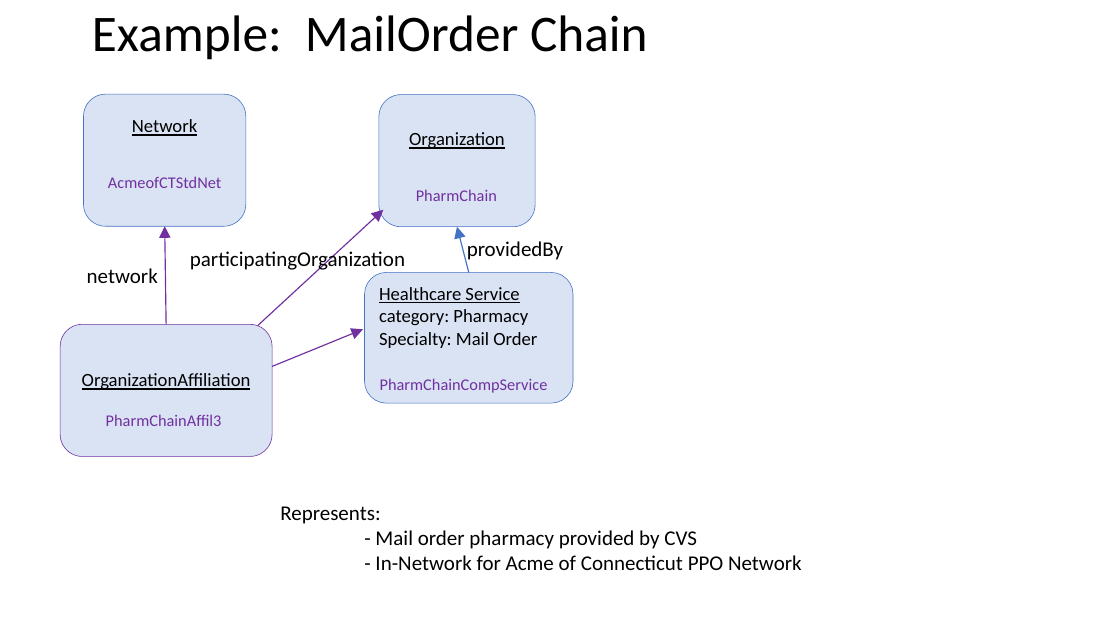
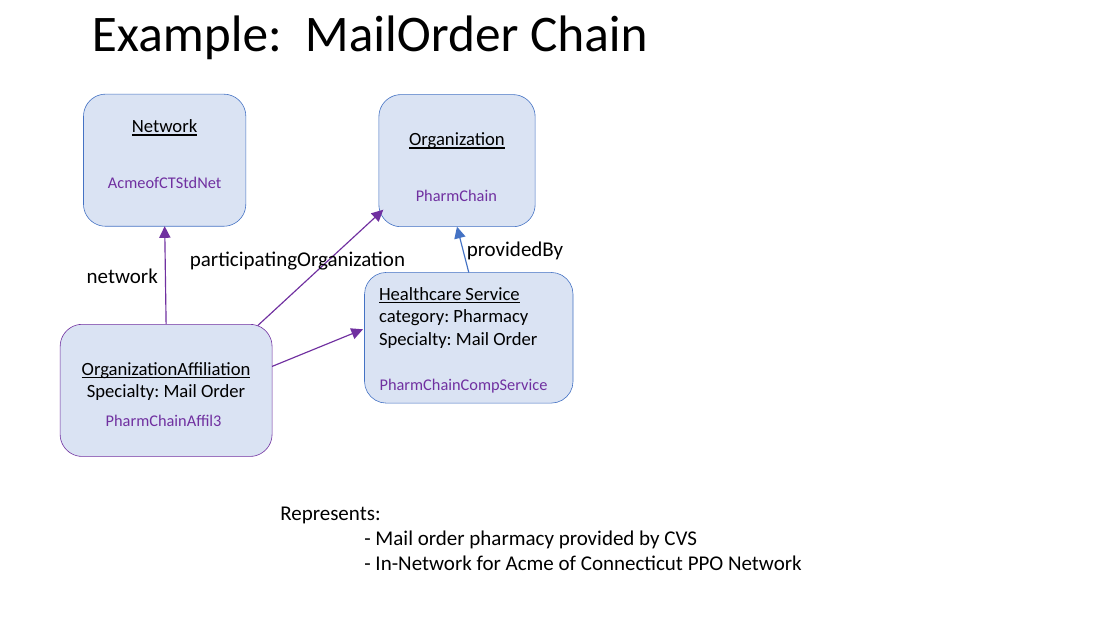
Before and after one commit to HL7/davinci-pdex-plan-net, a slide deck: slide 9 of fsh/ig-data/input/images/patterns.pptx. Drawn at 1120x630 pixels with LibreOffice and Linux fonts; fonts in the diff are those of the drawing. Boxes give left, top, right and bottom in pixels: in the first picture for what was removed or moved away, otherwise in the second. Text is boxed around its words. In the diff, an @@ line names an element or a change of style, - is before the commit and + after.

```diff
--- a/fsh/ig-data/input/images/patterns.pptx
+++ b/fsh/ig-data/input/images/patterns.pptx
@@ text in rounded rectangle at (87,384,245,400): paragraph added @@
+Specialty: Mail Order
```
Also in this commit, not shown: 2 other slides changed, 1 other file.
